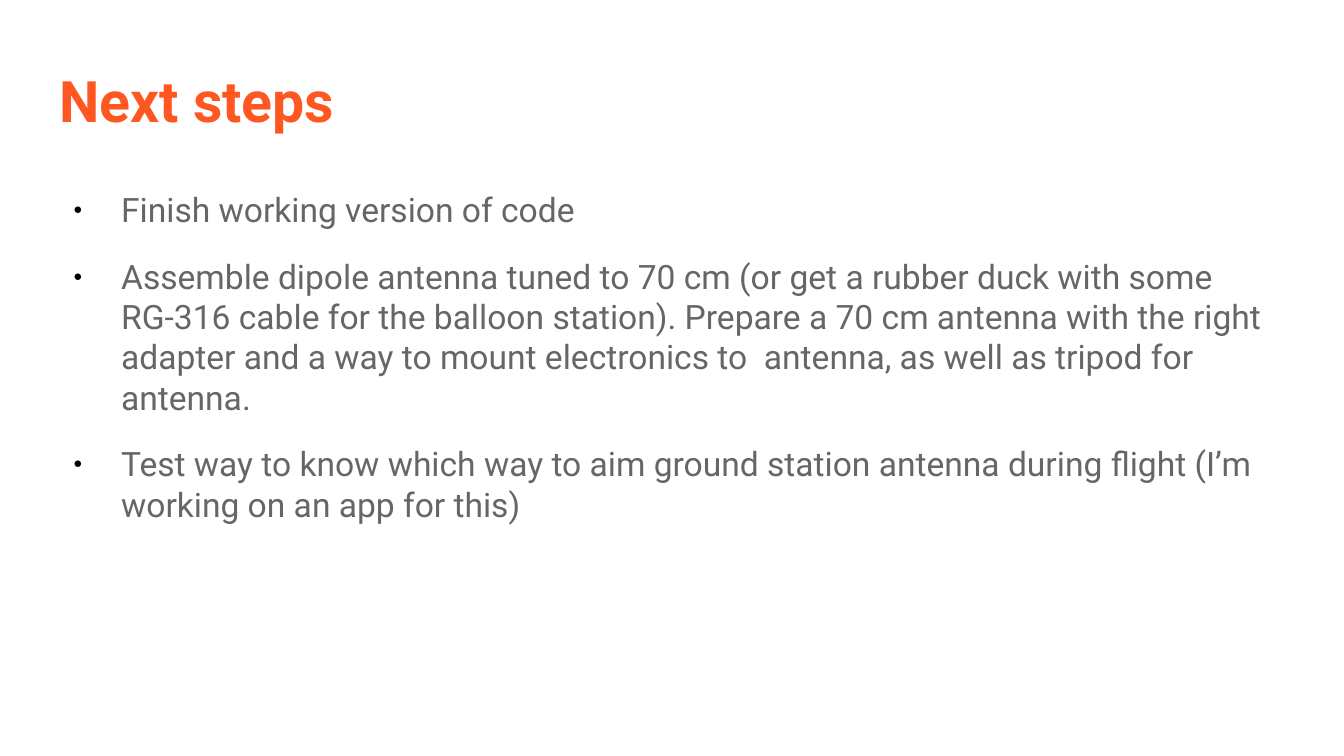
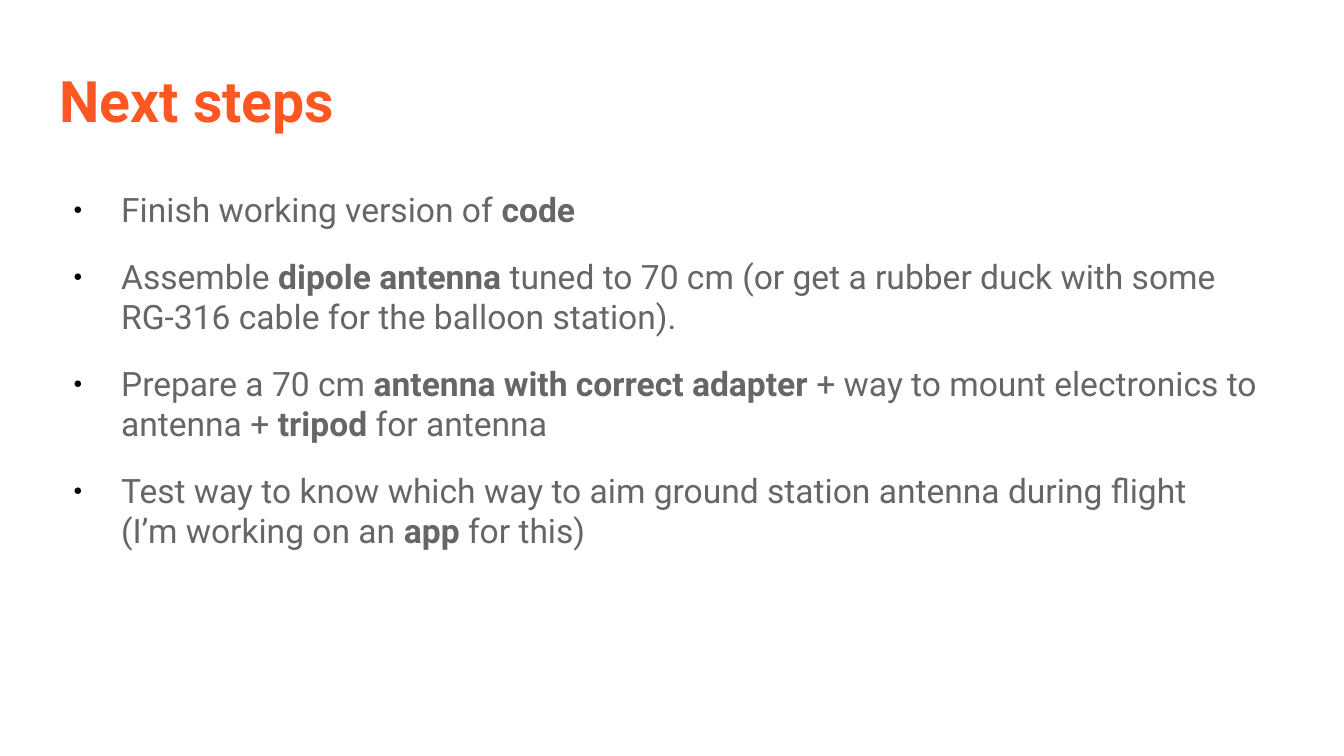
Before and after one commit to stratoscience25/arduino-workshop-logan, a slide deck: slide 12 of Ham xposition presentation/LoganCaramanna_Presentation.odp. Drawn at 1344x756 pixels with LibreOffice and Linux fonts; fonts in the diff are those of the drawing. Boxes give left, top, right and bottom in pixels: in the first picture for what was removed or moved away, otherwise in the second. Text is boxed around its words. In the diff, an @@ line names an element or a change of style, - is before the commit and + after.

```diff
--- a/Ham xposition presentation/LoganCaramanna_Presentation.odp
+++ b/Ham xposition presentation/LoganCaramanna_Presentation.odp
@@ text at <box>121,196,1187,551</box>: bold on in "code", "app" @@
@@ text at <box>121,262,1257,443</box>: text changed @@
-● Assemble dipole antenna tuned to 70 cm (or get a rubber duck with some RG-316 cable for the balloon station). Prepare a 70 cm antenna with the right adapter and a way to mount electronics to antenna, as well as tripod for antenna.
+● Assemble dipole antenna tuned to 70 cm (or get a rubber duck with some RG-316 cable for the balloon station).
+● Prepare a 70 cm antenna with correct adapter + way to mount electronics to antenna + tripod for antenna
```
Also in this commit, not shown: 9 other slides changed, 2 slides added, 2 slides removed, 14 other files.
